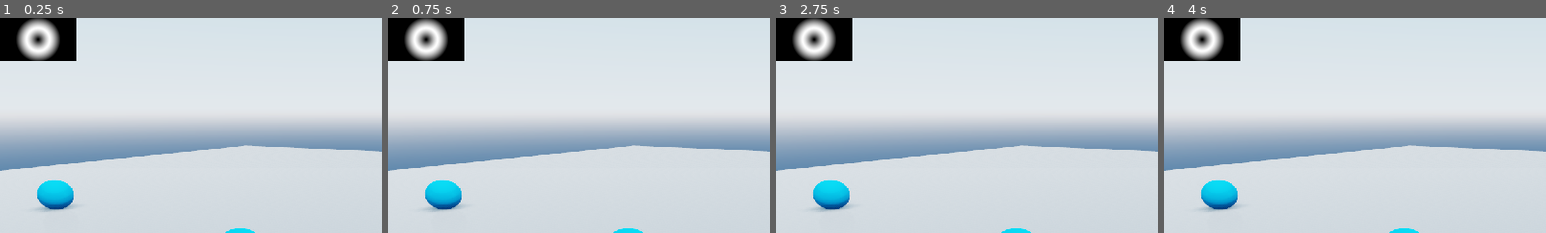
Above: before the commit, frames 1-4 (left to right).
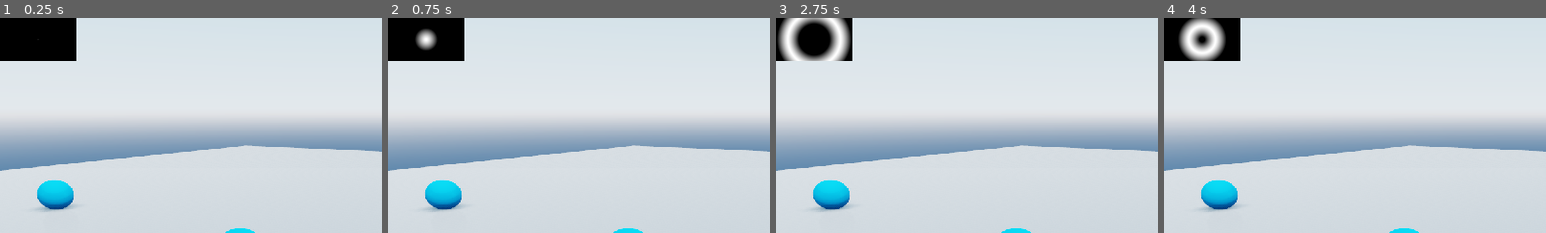
Above: after the commit, the same moments.

Repository: gdquest-demos/godot-shaders
Game: Godot game, scene res://Demos/ShockwaveDemo.tscn
Same seed, same stepped clock (60 frames per second), same inputs: the game is played once before the commit and once after it. The project has no main scene, so this scene is started directly.
Inputs:
- Up to frame 1 (0.25 s): no input
- Up to frame 2 (0.75 s): tap Enter (ui_accept) at 0.5 s; hold Enter (ui_accept) from 0.53 s (still down)
- Up to frame 3 (2.75 s): release Enter (ui_accept) at 1.28 s; tap Enter (ui_accept) at 1.35, 1.52, 1.82 s; hold Enter (ui_accept) from 2.03 s (still down)
- Up to frame 4 (4 s): release Enter (ui_accept) at 2.78 s; tap Enter (ui_accept) at 2.85, 3.02, 3.32 s; hold Enter (ui_accept) from 3.53 s (still down)
The pictures show only the part of the screen within x 0-50%, y 0-50%; the shares and areas given below are measured in that part.

The runs differ from the first frame. In frame 1, 1.8% of the frame differs, in the area x 4-16%, y 0-20%; in frame 2, 1.7%; in frame 3, 3.4%, in the area x 0-20%, y 0-20%; in frame 4, 1.9%.

Commit message:
Shockwave demo now updates mask preview
Fixes #4

Diff:
--- a/godot/Demos/Shockwave/Shockwave.gd
+++ b/godot/Demos/Shockwave/Shockwave.gd
@@ -3,7 +3,10 @@
 
 export var shockwave_duration := 1.0
 
+var torus_radius := -0.25 setget _set_torus_radius
+
 onready var tween := $Tween
+onready var preview_mask := get_parent().get_node("MaskPreview/Mask")
 
 
 func _unhandled_input(event: InputEvent) -> void:
@@ -12,11 +15,19 @@
 
 
 func blast() -> void:
-	tween.interpolate_method(
-		self, "shockwave", -0.1, 2.0, shockwave_duration, Tween.TRANS_LINEAR, Tween.EASE_OUT
+	tween.interpolate_property(
+		self, "torus_radius", -0.25, 2.0, shockwave_duration, Tween.TRANS_LINEAR, Tween.EASE_OUT
 	)
 	tween.start()
 
 
-func shockwave(value: float) -> void:
-	material.set_shader_param("torus_radius", value)
+func _set_torus_radius(value: float) -> void:
+	torus_radius = value
+	if not is_inside_tree():
+		yield(self, "ready")
+
+	synchronize_materials("torus_radius", torus_radius)
+
+func synchronize_materials(parameter_name: String, parameter_value) -> void:
+	material.set_shader_param(parameter_name, parameter_value)
+	preview_mask.material.set_shader_param(parameter_name, parameter_value)
--- a/godot/Demos/Shockwave/ShockwaveMaterial.tres
+++ b/godot/Demos/Shockwave/ShockwaveMaterial.tres
@@ -6,7 +6,7 @@
 shader = ExtResource( 1 )
 shader_param/torus_thickness = 0.286
 shader_param/torus_hardness = 0.19
-shader_param/torus_radius = -0.1
+shader_param/torus_radius = -0.25
 shader_param/torus_invert = -1.0
 shader_param/torus_center = Vector2( 0.5, 0.25 )
 shader_param/torus_size = Vector2( 1.78, 1 )
--- a/godot/Demos/ShockwaveDemo.tscn
+++ b/godot/Demos/ShockwaveDemo.tscn
@@ -31,7 +31,7 @@
 shader = SubResource( 1 )
 shader_param/torus_thickness = 0.635
 shader_param/torus_hardness = 1.176
-shader_param/torus_radius = 0.986
+shader_param/torus_radius = -0.25
 shader_param/torus_invert = -1.0
 shader_param/torus_center = Vector2( 0.5, 0.5 )
 shader_param/torus_size = Vector2( 4.45, 2.5 )
